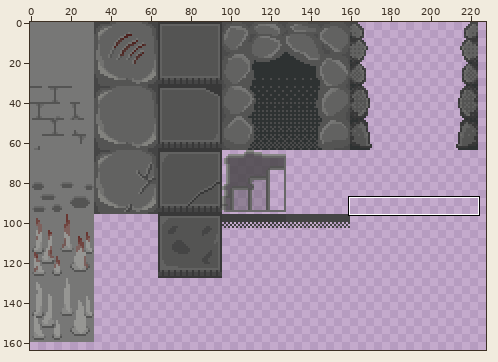
One commit to this sprite sheet: godot_project/Assets/Sprites/Tilesets/Level1/level1_tileset.png. Above: a wide view before the commit, with the close-up outlined.
Close-up. Before:
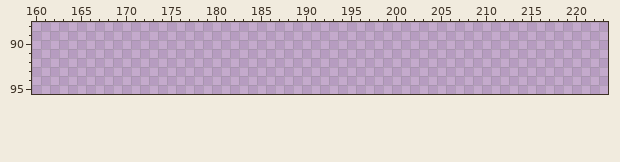
The file is 512x512 pixels. Colours within 5 levels of each other are drawn and written as one. Shown: x 160..223, y 88..95. The wide view leaves out empty margins.
Palette (. is transparent): 
The same view after the edit:
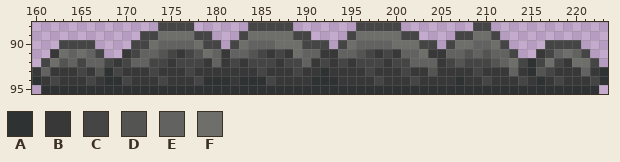
Colours new in this view: A #2e3232  B #383838  C #454545  D #545453  E #626261  F #6e6e6a
Edits made:
The author put colour A in row 92 at x 215; in row 93 at x 168, 192, 215 and 223; in row 94 at x 160, 168 to 169, 179 to 181, 183 to 185, 191 to 193, 207, 216 and 223; in row 95 at x 161 to 222.
The author put colour B in row 91 at x 162, 170, 176, 181, 186, 188, 192 to 193, 198, 200, 204 to 205 and 216; in row 92 at x 169, 175, 179, 181, 183, 187, 191, 193, 195, 199, 205 and 219; in row 93 at x 160, 162 to 164, 166, 170 to 172, 174 to 176, 178 to 184, 186 to 188, 190 to 191, 193 to 196, 198 to 200, 202 to 203, 205 to 208, 210 to 212, 214, 218 to 220 and 222; in row 94 at x 161, 163 to 165, 167, 171 to 173, 175 to 177, 182, 187 to 190, 194 to 197, 199 to 201, 203 to 206, 208 to 209, 211 to 213, 215, 217 and 219 to 221.
The author put colour C in row 88 at x 174 to 177, 184 to 188, 196 to 200 and 209 to 210; in row 89 at x 172 to 173, 178 to 179, 183, 189 to 190, 195, 201 to 202, 207 to 208 and 211; in row 90 at x 163 to 166, 171 to 172, 179 to 180, 182, 190 to 192, 194, 203 to 204, 206, 212 and 217 to 220; in row 91 at x 167, 171, 175, 177, 185, 187, 197, 199, 213, 217 and 221; in row 92 at x 161, 165, 168, 170, 173 to 174, 176 to 178, 182, 184 to 186, 188 to 189, 192, 194, 196 to 198, 200 to 201, 206, 208 to 210, 214, 216, 218 and 222; in row 93 at x 165, 169, 173, 177, 185, 189, 197, 201, 209 and 217.
The author put colour C in row 94 at x 162, 166, 170, 174, 178, 186, 198, 202, 210, 214, 218 and 222.
The author put colour D in row 91 at x 174, 178, 184, 196, 208 and 210; in row 92 at x 163, 207 and 211; in row 93 at x 167, 204 and 216.
The author put colour E in row 90 at x 174 to 177, 184 to 186, 196 to 199 and 209 to 210; in row 91 at x 164, 166, 172 to 173, 180, 182 to 183, 190 to 191, 194 to 195, 201 to 202, 206 to 207, 209, 211 to 212, 218 and 220; in row 92 at x 164, 166 to 167, 171 to 172, 180, 190, 202 to 204 and 212; in row 93 at x 161, 213 and 221.
The author put colour F in row 89 at x 174 to 177, 184 to 188, 196 to 200 and 209 to 210; in row 90 at x 173, 178, 183, 187 to 189, 195, 200 to 202, 207 to 208 and 211; in row 91 at x 163, 165, 179, 189, 203 and 219; in row 92 at x 162, 213, 217 and 220 to 221.
